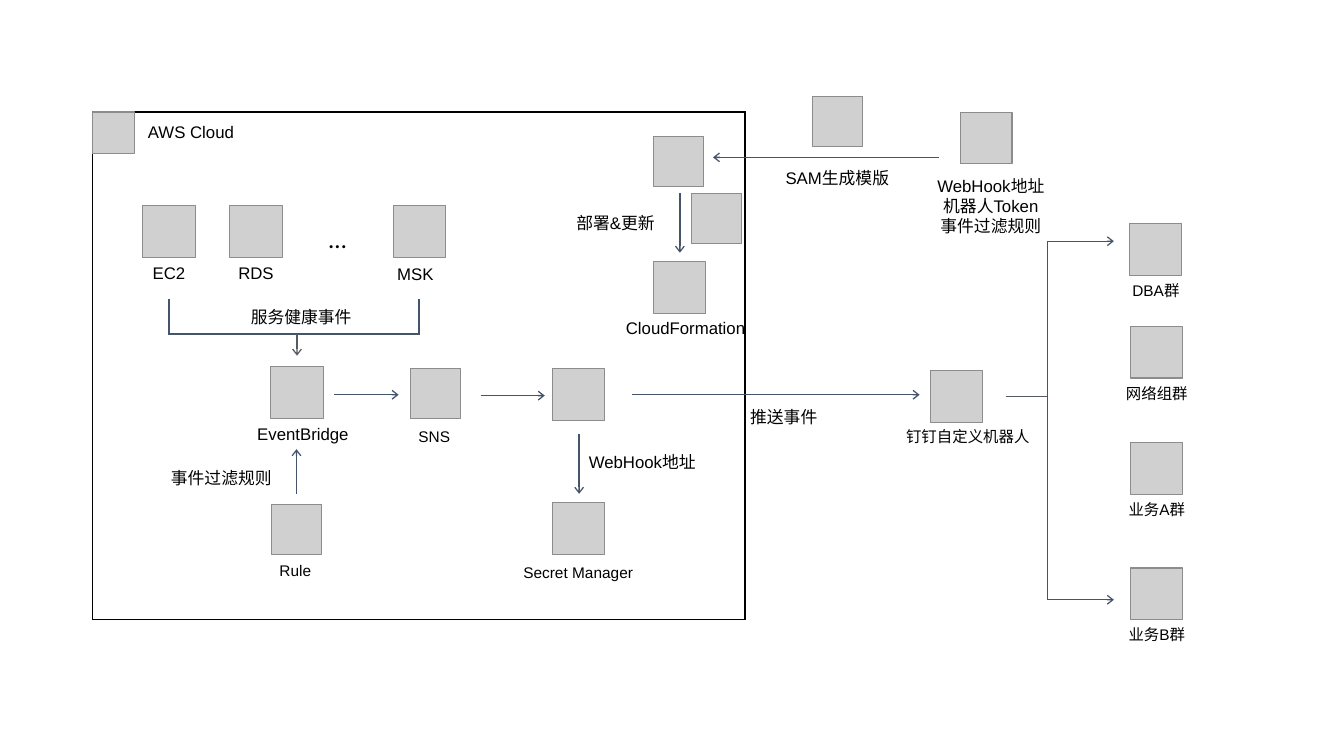
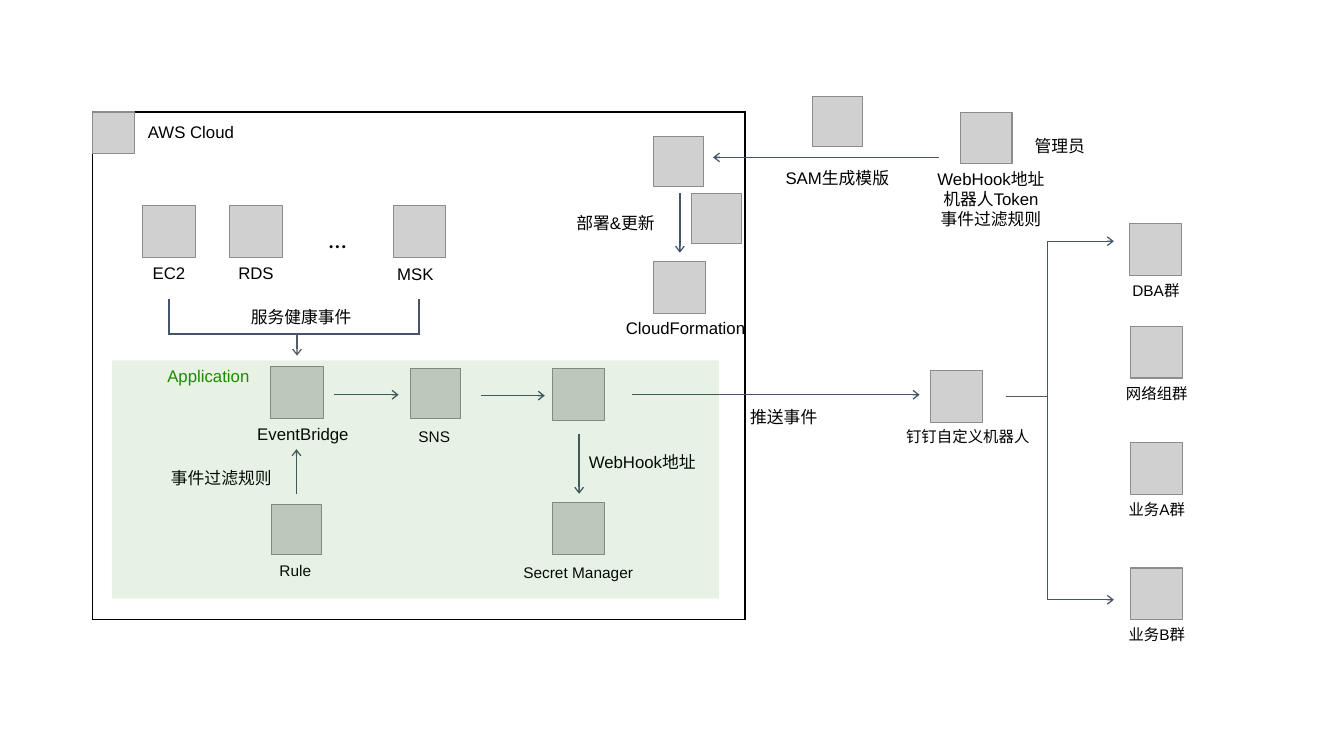
Before and after one commit to zhang1980s/aws-event-bot, a slide deck: slide 1 of dingtalk/picture/DingTalk-event-bot.pptx. Drawn at 1344x756 pixels with LibreOffice and Linux fonts; fonts in the diff are those of the drawing; grey boxes stand for pictures. Boxes give left, top, right and bottom in pixels: in the first picture for what was removed or moved away, otherwise in the second. Text is boxed around its words. In the diff, an @@ line names an element or a change of style, - is before the commit and + after.

```diff
--- a/dingtalk/picture/DingTalk-event-bot.pptx
+++ b/dingtalk/picture/DingTalk-event-bot.pptx
@@ text added at <box>1035,138,1085,154</box>, 12 pt, text #000000 @@
+管理员
@@ text "WebHook地址 机器人Token 事件过滤规则": place and size @@
-text "WebHook地址 机器人Token 事件过滤规则" at <box>937,178,1044,234</box>
+text "WebHook地址 机器人Token 事件过滤规则" at <box>937,171,1044,227</box>
@@ rectangle added at <box>112,361,719,599</box>, fill #1D8900 at 10% opacity, 12 pt, text #1E8900 @@
+Application
```
Also in this commit, not shown: 1 other file.
